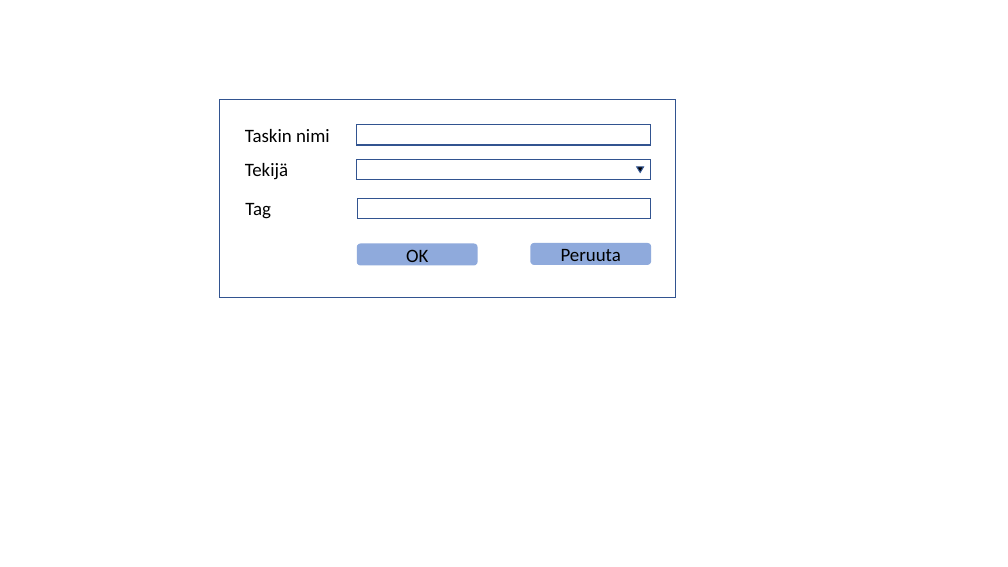
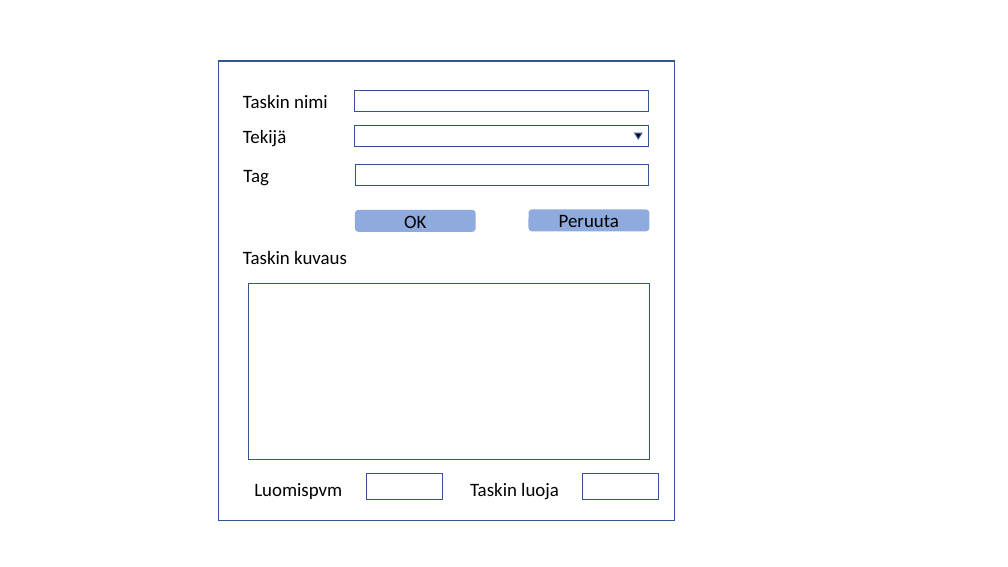
Before and after one commit to Teemu-Kostamo/Ohjelmistokehitys_projekti, a slide deck: slide 2 of kanban_layout.pptx. Drawn at 1008x567 pixels with LibreOffice and Linux fonts; fonts in the diff are those of the drawing. Boxes give left, top, right and bottom in pixels: in the first picture for what was removed or moved away, otherwise in the second. Text is boxed around its words. In the diff, an @@ line names an element or a change of style, - is before the commit and + after.

```diff
--- a/kanban_layout.pptx
+++ b/kanban_layout.pptx
@@ rectangle: place and size @@
-rectangle at (219, 100, 675, 297)
+rectangle at (219, 61, 675, 521)
@@ 3 texts, 2 rounded rectangles, 2 rectangles, 1 triangle: place and size @@
-3 texts, 2 rounded rectangles, 2 rectangles, 1 triangle at (245, 125, 652, 265)
+3 texts, 2 rounded rectangles, 2 rectangles, 1 triangle at (243, 91, 650, 232)
@@ rectangle: place and size @@
-rectangle at (358, 198, 651, 219)
+rectangle at (355, 165, 649, 185)
@@ text added at (243, 251, 347, 264), 18 pt, text #000000 @@
+Taskin kuvaus
@@ rectangle added at (249, 284, 650, 460), fill #FFFFFF, outline #325491 1 pt @@
@@ rectangle added at (367, 474, 443, 500), fill #FFFFFF, outline #325491 1 pt @@
@@ rectangle added at (582, 474, 659, 500), fill #FFFFFF, outline #325491 1 pt @@
@@ text added at (254, 483, 342, 499), 18 pt, text #000000 @@
+Luomispvm
@@ text added at (470, 483, 559, 500), 18 pt, text #000000 @@
+Taskin luoja
```
Also in this commit, not shown: 1 other slide changed, 1 slide added, 1 other file.
